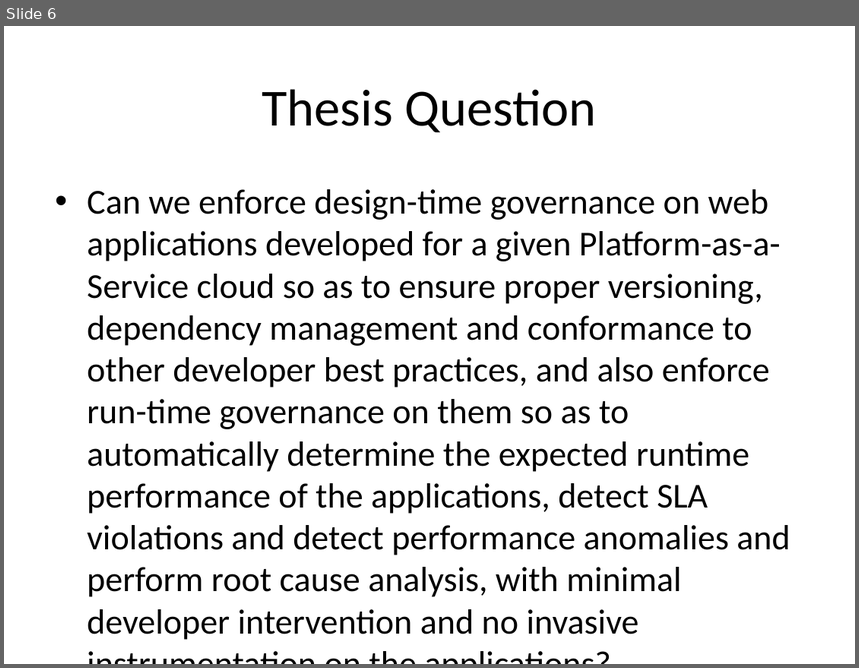
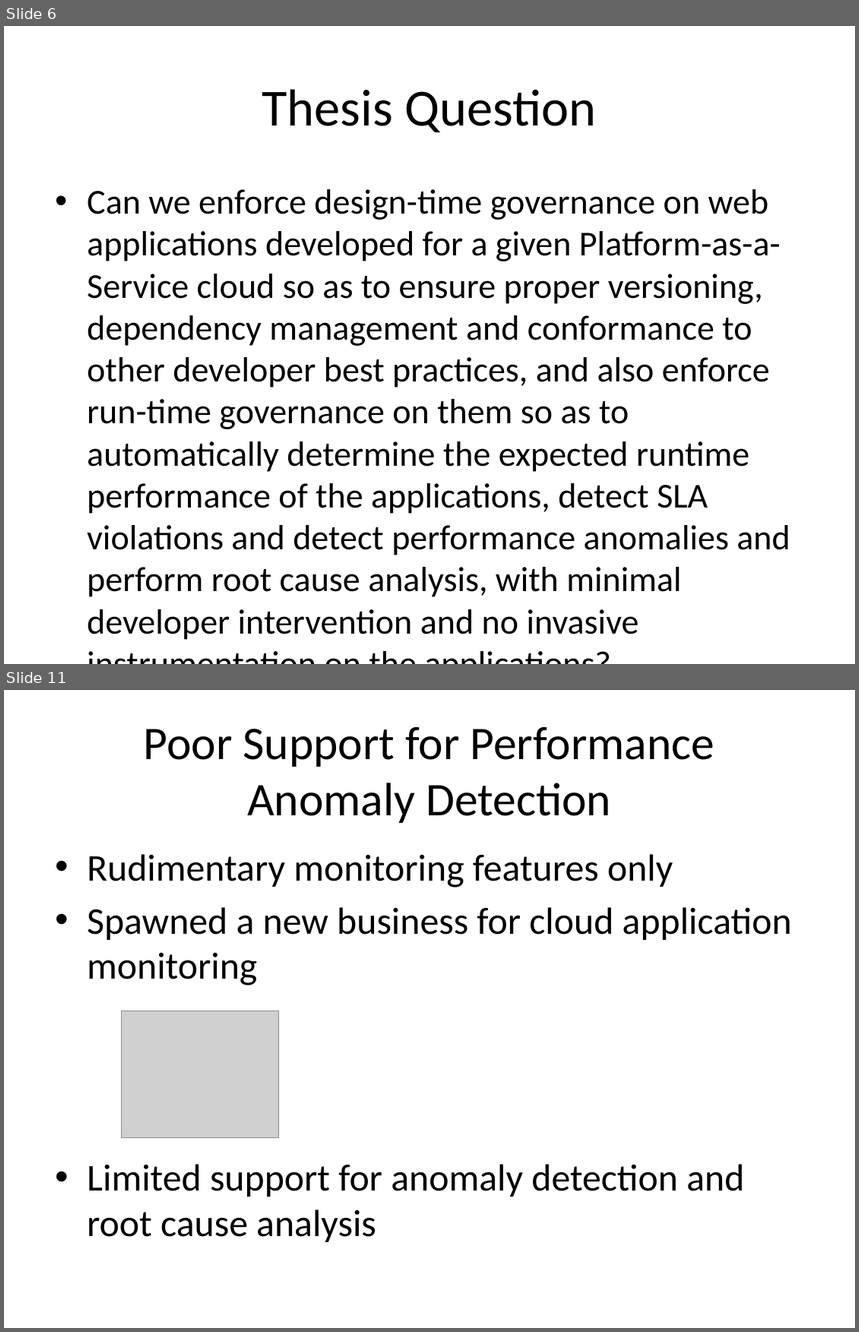
Before and after one commit to Dithn/eager-appscale, a slide deck: Eager/elk-experiment/appserver/system_design.pptx. Shown one above the other, each under a label of ours: slide 6 before the commit, slides 6 and 11 after it; the slides between them are not shown. The pictures are 859x668 and 859x1332 pixels, drawn with LibreOffice and Linux fonts; fonts in the diff are those of the drawing; grey boxes stand for pictures. Boxes give left, top, right and bottom in pixels: in the first picture for what was removed or moved away, otherwise in the second. Text is boxed around its words. In the diff, an @@ line names an element or a change of style, - is before the commit and + after.

```diff
--- a/Eager/elk-experiment/appserver/system_design.pptx
+++ b/Eager/elk-experiment/appserver/system_design.pptx
@@ slide 11 added at <box>4,690,855,1328</box>, background #FFFFFF @@
@@ title added at <box>144,726,715,823</box>, 39.6 pt, text #000000 @@
+Poor Support for Performance Anomaly Detection
@@ text added at <box>87,854,792,1243</box>, 32 pt, text #000000 @@
+• Rudimentary monitoring features only
+• Spawned a new business for cloud application monitoring
+• Limited support for anomaly detection and root cause analysis
@@ picture added at <box>122,1011,278,1138</box> @@
```
Also in this commit, not shown: 9 other slides added.
